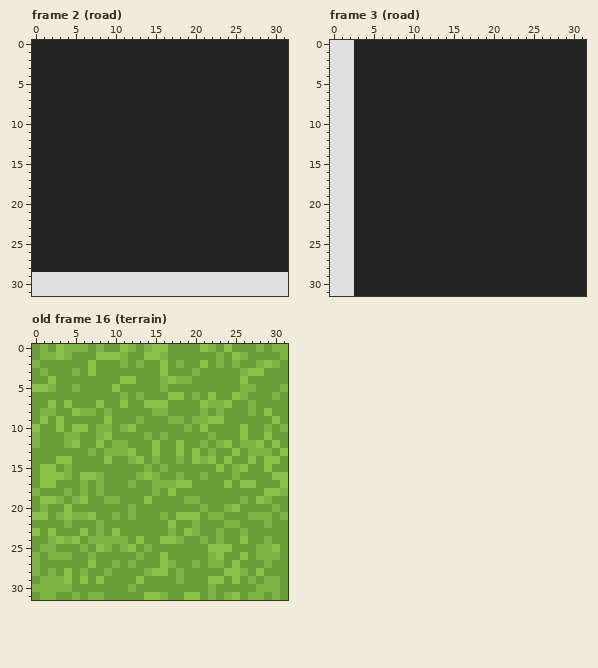
File history of a pixel-art file, assets/files/circuit_spritesheet.ase. This is how it looked before the edit.
32x32 pixels, 22 frames. Shown: frame 2 (road), frame 3 (road), old frame 16 (terrain). The commit also changed other frames, which this record leaves out.
The same view after the edit:
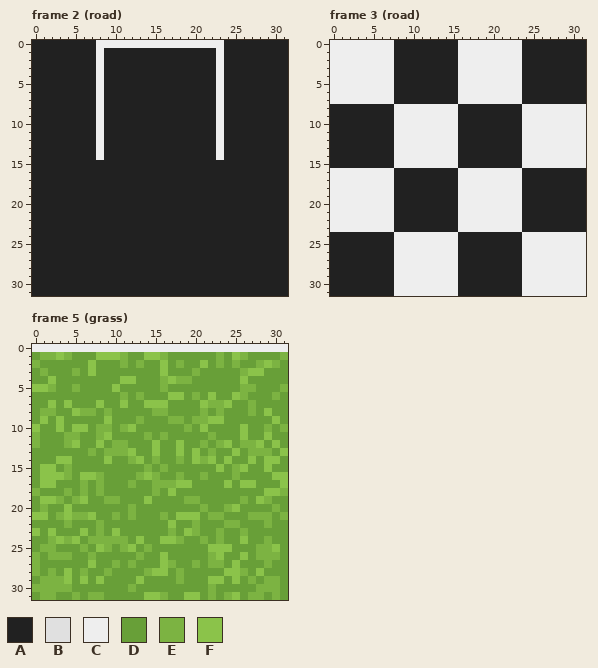
Palette (. is transparent): A #212121  B #e0e0e0  C #eeeeee  D #689f38  E #7cb342  F #8bc34a
A new or re-ordered frame is compared with the old frame closest to it.
Message: Upgrade circuit titles
Difference:
frames 22 -> 42
Frame 2 (road):
y 0: x 8..23 AAAAAAAAAAAAAAAA -> CCCCCCCCCCCCCCCC
y 1..14: x 8 A -> C; x 23 A -> C
y 29..31: x 0..31 BBBBBBBBBBBBBBBBBBBBBBBBBBBBBBBB -> AAAAAAAAAAAAAAAAAAAAAAAAAAAAAAAA
Frame 3 (road):
y 0..7: x 0..7 BBBAAAAA -> CCCCCCCC; x 16..23 AAAAAAAA -> CCCCCCCC
y 8..15: x 0..2 BBB -> AAA; x 8..15 AAAAAAAA -> CCCCCCCC; x 24..31 AAAAAAAA -> CCCCCCCC
y 16..23: x 0..7 BBBAAAAA -> CCCCCCCC; x 16..23 AAAAAAAA -> CCCCCCCC
y 24..31: x 0..2 BBB -> AAA; x 8..15 AAAAAAAA -> CCCCCCCC; x 24..31 AAAAAAAA -> CCCCCCCC
Frame 5 (grass) is new; against old frame 16 (terrain):
y 0: x 0..31 DEDFEEEDEDDFEDEFFDDDDFEDFDDDEDEE -> CCCCCCCCCCCCCCCCCCCCCCCCCCCCCCCC
Boxes around the changes in both pictures, in picture pixels (x1, y1, x2, y2):
changed: (96, 40, 224, 160)
changed: (32, 272, 288, 296)
changed: (330, 40, 586, 296)
changed: (32, 344, 288, 352)
